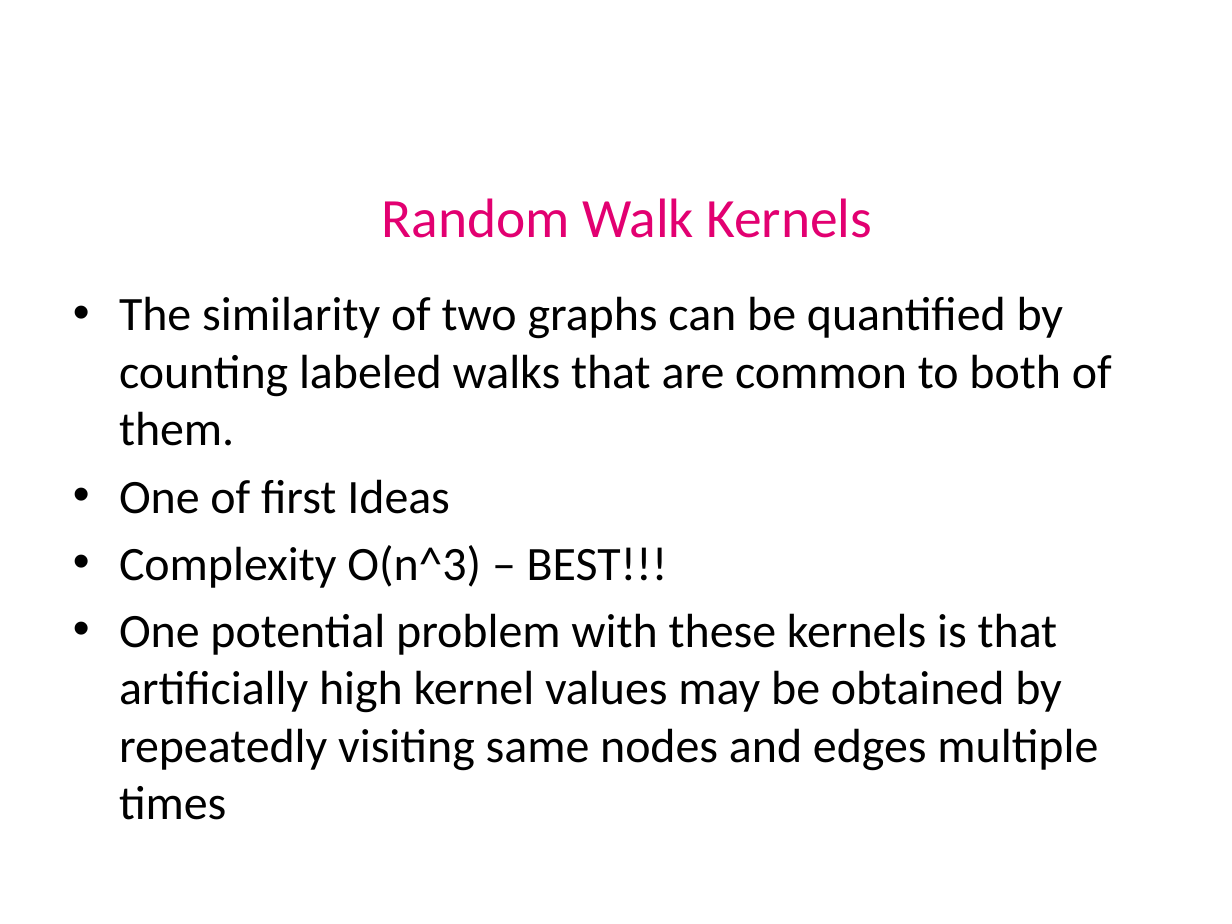
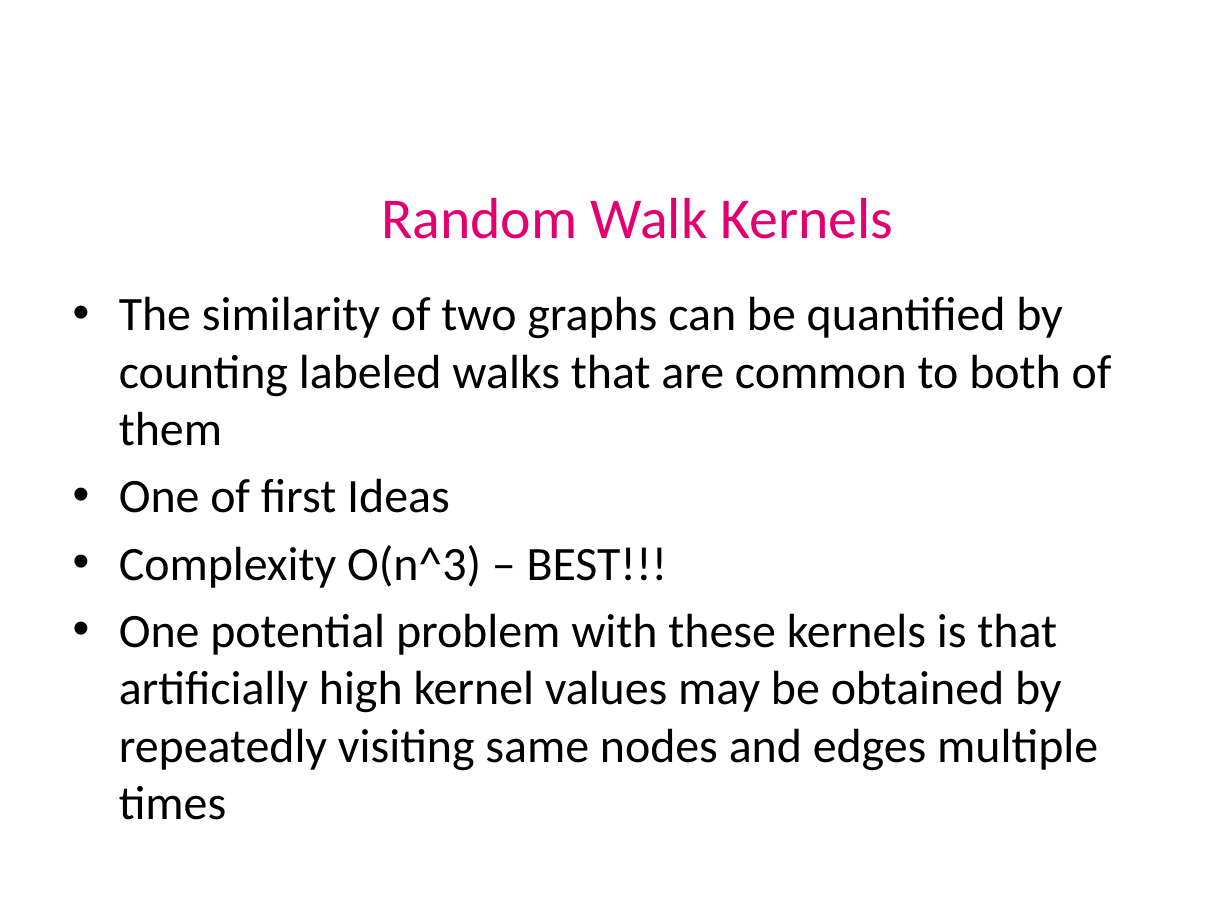
Before and after one commit to shayestehhamid/PatternRecognitionCourse, a slide deck: slide 5 of pattern_Presentation.pptx. Drawn at 1232x924 pixels with LibreOffice and Linux fonts; fonts in the diff are those of the drawing; background and template pictures are left out. Boxes give left, top, right and bottom in pixels: in the first picture for what was removed or moved away, otherwise in the second. Text is boxed around its words. In the diff, an @@ line names an element or a change of style, - is before the commit and + after.

```diff
--- a/pattern_Presentation.pptx
+++ b/pattern_Presentation.pptx
@@ text "Random Walk Kernels" at box(381, 198, 893, 239): size 32.4 to 33.8 pt @@
@@ text at box(119, 296, 1112, 446): text changed @@
-• The similarity of two graphs can be quantified by counting labeled walks that are common to both of them.
+• The similarity of two graphs can be quantified by counting labeled walks that are common to both of them
@@ text at box(119, 478, 1098, 820): indent changed @@
```
Also in this commit, not shown: 18 other slides changed, 1 other file.
